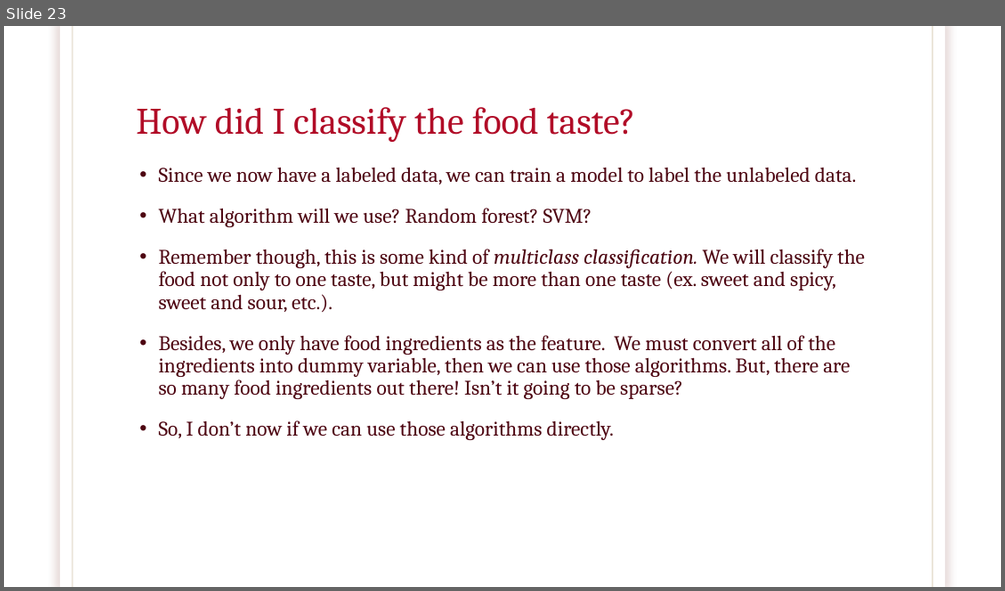
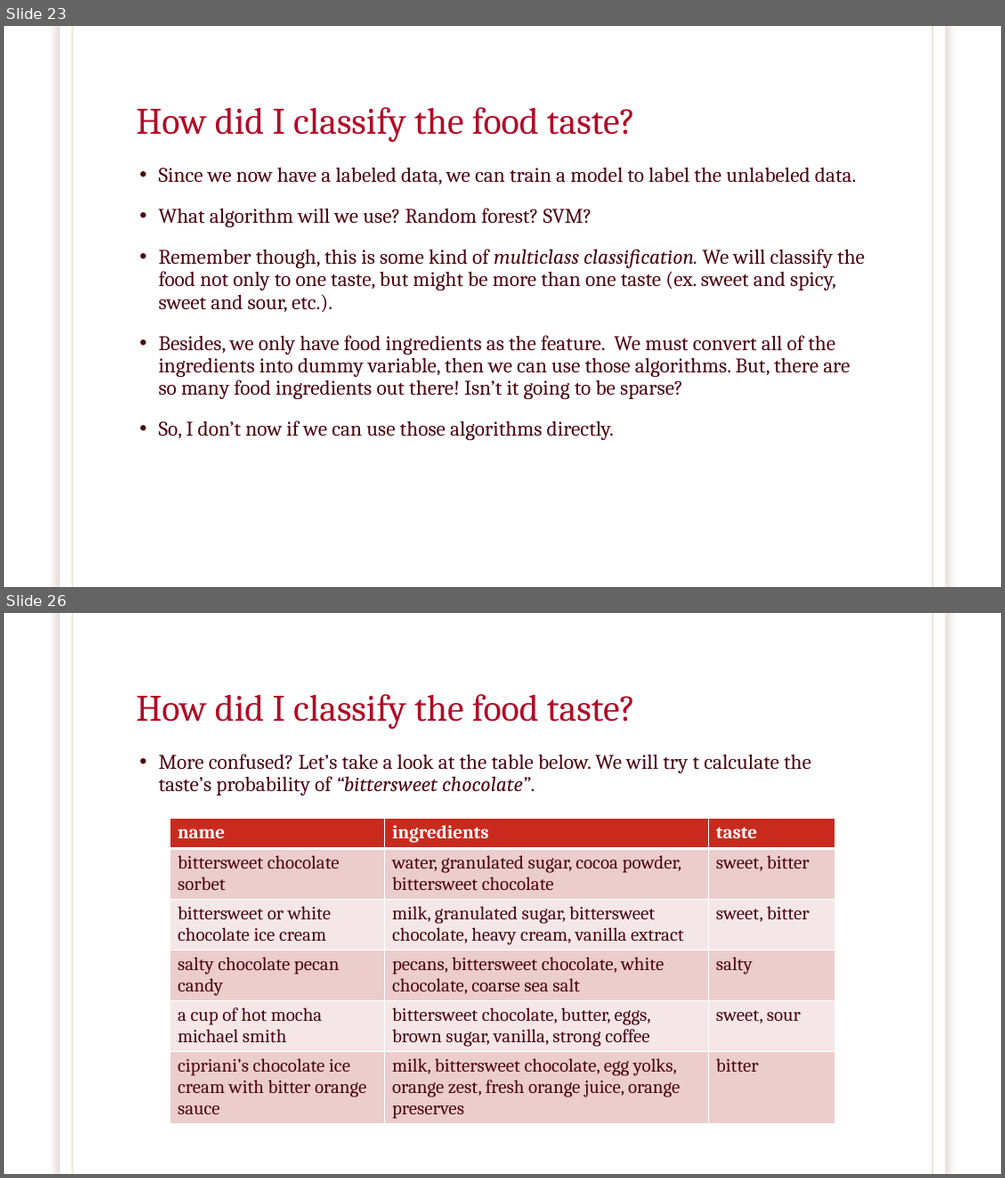
Before and after one commit to Rangga1708/Food-Recommender, a slide deck: Food Recommender Based on Taste.pptx. Shown one above the other, each under a label of ours: slide 23 before the commit, slides 23 and 26 after it; the slides between them are not shown. The pictures are 1005x591 and 1005x1178 pixels, drawn with LibreOffice and Linux fonts; fonts in the diff are those of the drawing; background and template pictures are left out. Boxes give left, top, right and bottom in pixels: in the first picture for what was removed or moved away, otherwise in the second. Text is boxed around its words. In the diff, an @@ line names an element or a change of style, - is before the commit and + after.

```diff
--- a/Food Recommender Based on Taste.pptx
+++ b/Food Recommender Based on Taste.pptx
@@ slide 26 added at (4, 613, 1001, 1174), background picture (left out); not listed: 3 template elements that a slide beside it also shows @@
@@ title added at (136, 694, 635, 729), 36 pt, text #B10C27 @@
+How did I classify the food taste?
@@ text added at (159, 754, 811, 795), 20 pt, text #4D0511 @@
+• More confused? Let’s take a look at the table below. We will try t calculate the taste’s probability of “bittersweet chocolate”.
@@ table added at (170, 818, 834, 1133), 6 rows, 3 columns @@
+name | ingredients | taste
+bittersweet chocolate sorbet | water, granulated sugar, cocoa powder, bittersweet chocolate | sweet, bitter
+bittersweet or white chocolate ice cream | milk, granulated sugar, bittersweet chocolate, heavy cream, vanilla extract | sweet, bitter
+salty chocolate pecan candy | pecans, bittersweet chocolate, white chocolate, coarse sea salt | salty
+a cup of hot mocha michael smith | bittersweet chocolate, butter, eggs, brown sugar, vanilla, strong coffee | sweet, sour
+cipriani’s chocolate ice cream with bitter orange sauce | milk, bittersweet chocolate, egg yolks, orange zest, fresh orange juice, orange preserves | bitter
```
Also in this commit, not shown: 18 slides changed, 5 other slides added, 1 slide removed.
